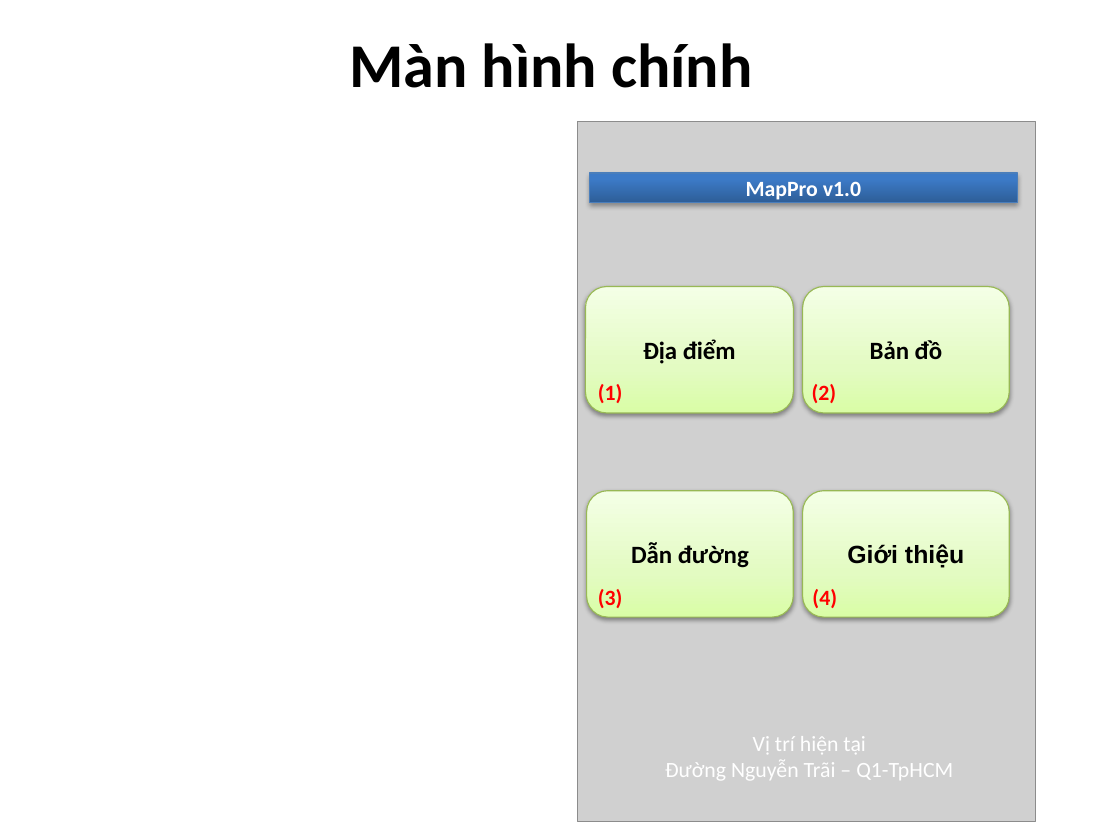
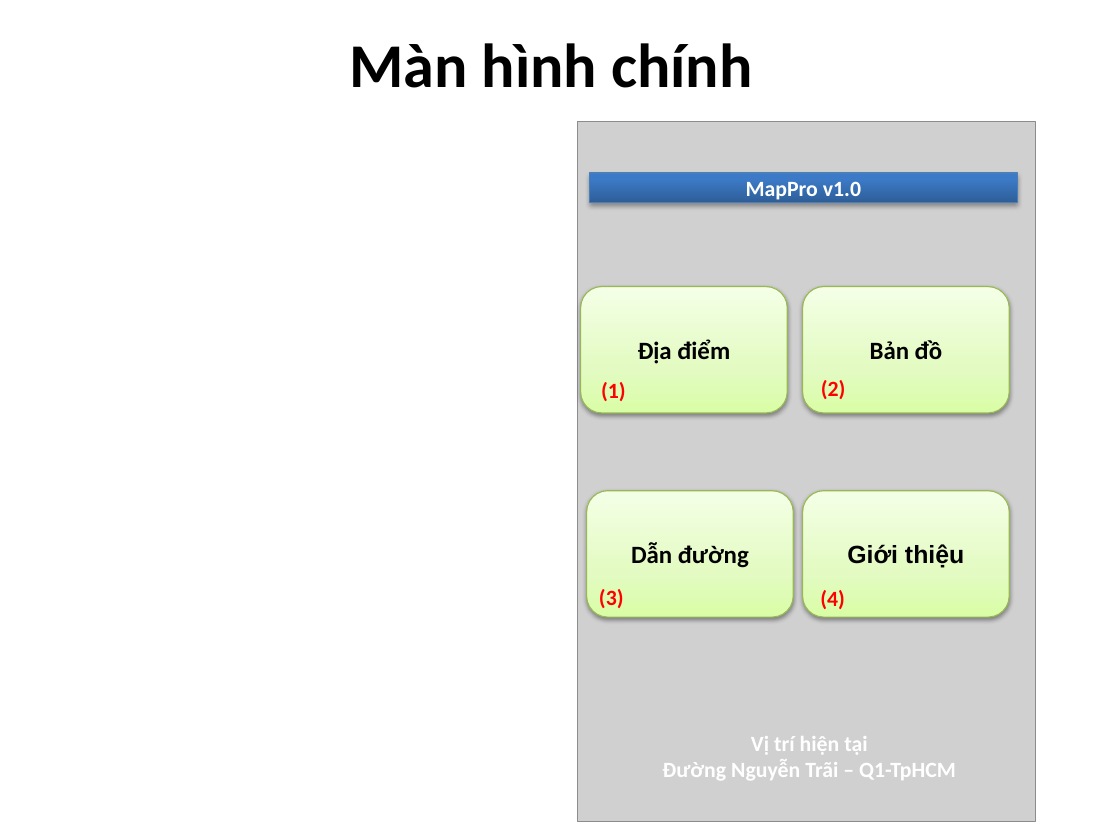
Before and after one commit to hungdien/google-map-api-and-map-on-android, a slide deck: slide 2 of Design/User Interface Design.pptx. Drawn at 1120x840 pixels with LibreOffice and Linux fonts; fonts in the diff are those of the drawing; grey boxes stand for pictures. Boxes give left, top, right and bottom in pixels: in the first picture for what was removed or moved away, otherwise in the second. Text is boxed around its words. In the diff, an @@ line names an element or a change of style, - is before the commit and + after.

```diff
--- a/Design/User Interface Design.pptx
+++ b/Design/User Interface Design.pptx
@@ rounded rectangle "Địa điểm": place and size @@
-rounded rectangle "Địa điểm" at [586,287,794,413]
+rounded rectangle "Địa điểm" at [580,287,786,413]
@@ text "(2)": place and size @@
-text "(2)" at [812,384,837,403]
+text "(2)" at [821,380,846,399]
@@ text "(4)": place and size @@
-text "(4)" at [812,589,837,608]
+text "(4)" at [820,590,845,609]
@@ text "Vị trí hiện tại" at [662,736,956,780]: bold on @@
```
Also in this commit, not shown: 3 other slides changed, 4 slides added.
